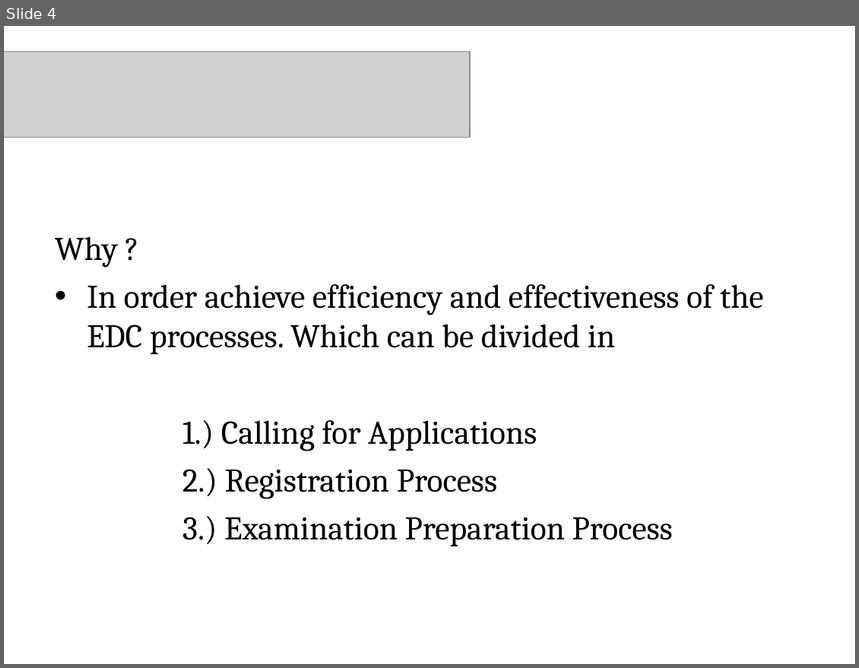
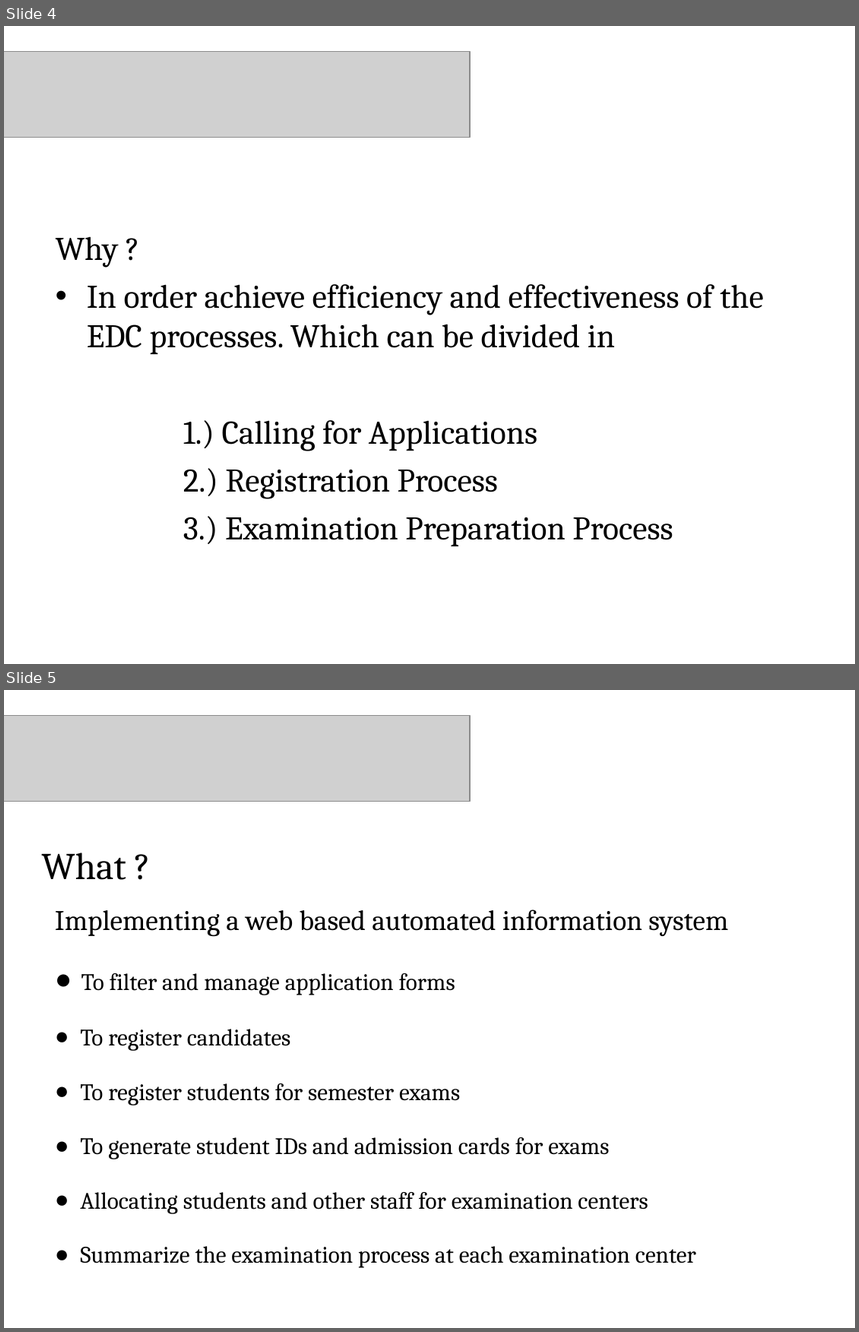
Before and after one commit to charitha09/BIT-Information-Management-System, a slide deck: Documents/Group14.ppt. Shown one above the other, each under a label of ours: slide 4 before the commit, slides 4 and 5 after it. The pictures are 859x668 and 859x1332 pixels, drawn with LibreOffice and Linux fonts; fonts in the diff are those of the drawing; grey boxes stand for pictures; background and template pictures are left out. Boxes give left, top, right and bottom in pixels: in the first picture for what was removed or moved away, otherwise in the second. Text is boxed around its words. In the diff, an @@ line names an element or a change of style, - is before the commit and + after.

```diff
--- a/Documents/Group14.ppt
+++ b/Documents/Group14.ppt
@@ slide 5 added at (x1=4, y1=690, x2=855, y2=1328), background picture (left out) @@
@@ picture added at (x1=4, y1=716, x2=470, y2=802) @@
@@ text added at (x1=41, y1=853, x2=126, y2=880), 32 pt, text #000000 @@
+What ?
@@ text added at (x1=55, y1=910, x2=728, y2=1268), 20 pt, text #000000 @@
+Implementing a web based automated information system
+● To filter and manage application forms
+● To register candidates
+● To register students for semester exams
+● To generate student IDs and admission cards for exams
+● Allocating students and other staff for examination centers
+● Summarize the examination process at each examination center
```
Also in this commit, not shown: 11 other slides changed, 1 other slide added.
